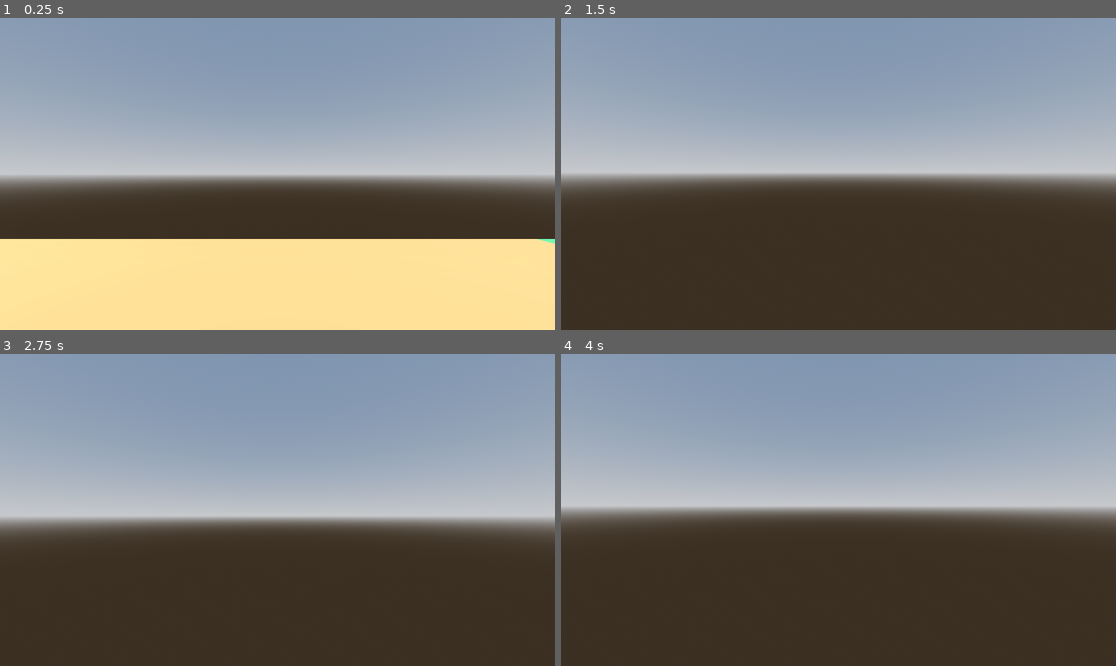
Above: before the commit, frames 1-4 (two rows, left to right).
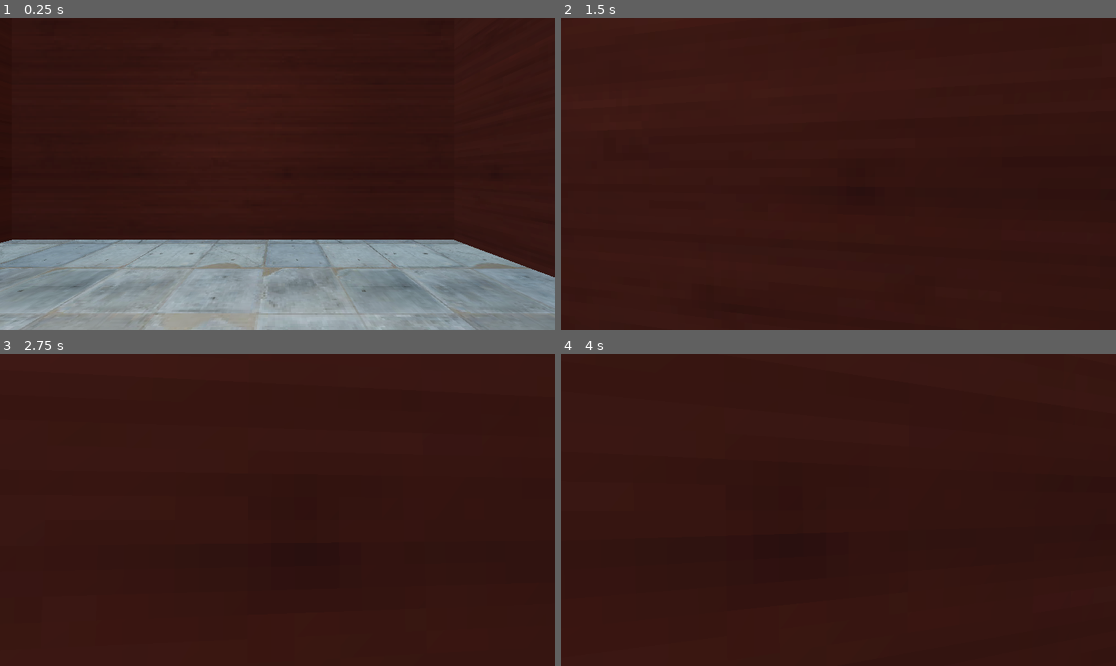
Above: after the commit, the same moments.

Repository: JacobMillner/godot-sandbox
Game: Godot game, scene res://Maps/level_1.tscn
The game is run twice, just before and just after one commit, with the same random seed, the same clock (stepped at 60 frames per second) and the same inputs.
Inputs (mouse positions are in pixels of both pictures, inside the frame that each line leads up to):
- Up to frame 1 (0.25 s): no input
- Up to frame 2 (1.5 s): move the mouse to (866, 174) at 0.52 s; hold Up (ui_up) from 0.53 s (still down); tap E (interact) at 0.6 s; tap Space (jump) at 0.77 s; move the mouse to (810, 174) at 1.27 s; tap Shift (run) at 1.35 s
- Up to frame 3 (2.75 s): keep holding Up (ui_up); tap Space (jump) at 1.52 s; tap Enter at 2 s; move the mouse to (288, 503) at 2.02 s; tap E (interact) at 2.1 s
- Up to frame 4 (4 s): keep holding Up (ui_up); tap Space (jump) at 2.75, 3.02, 3.77 s; move the mouse to (832, 516) at 2.77 s; tap Shift (run) at 2.85 s; tap Enter at 3.5 s; move the mouse to (877, 513) at 3.52 s; tap E (interact) at 3.6 s

The runs differ from the first frame. In frame 1, 100% of the frame differs, in the area x 0-100%, y 0-100%; in frame 2, 92%; in frame 3, 96%; in frame 4, 98%.

Commit message:
Create rooms and add textures

Diff:
--- /dev/null
+++ b/HorrorGame/Assets/Materials/concrete_1.tres
@@ -0,0 +1,10 @@
+[gd_resource type="StandardMaterial3D" load_steps=2 format=3 uid="uid://cx5qe5cbty6ci"]
+
+[ext_resource type="Texture2D" uid="uid://ccciq4scmbk40" path="res://Assets/Materials/Textures/concrete_floor.jpg" id="1_3ntvj"]
+
+[resource]
+albedo_texture = ExtResource("1_3ntvj")
+uv1_scale = Vector3(0.2, 0.2, 0.2)
+uv1_triplanar = true
+uv1_world_triplanar = true
+texture_filter = 0
--- /dev/null
+++ b/HorrorGame/Assets/Materials/wood_1.tres
@@ -0,0 +1,11 @@
+[gd_resource type="StandardMaterial3D" load_steps=2 format=3 uid="uid://b1sunaatg4n6u"]
+
+[ext_resource type="Texture2D" uid="uid://dp122bemggdjg" path="res://Assets/Materials/Textures/wood.jpg" id="1_nitvc"]
+
+[resource]
+albedo_color = Color(0.560784, 0.341176, 0.34902, 1)
+albedo_texture = ExtResource("1_nitvc")
+uv1_scale = Vector3(0.1, 0.1, 0.1)
+uv1_triplanar = true
+uv1_world_triplanar = true
+texture_filter = 0
--- a/HorrorGame/Maps/level_1.tscn
+++ b/HorrorGame/Maps/level_1.tscn
@@ -1,7 +1,9 @@
-[gd_scene load_steps=11 format=3 uid="uid://bkjcui82osorn"]
+[gd_scene load_steps=13 format=3 uid="uid://bkjcui82osorn"]
 
 [ext_resource type="Script" path="res://Scripts/level_1.gd" id="1_36cif"]
 [ext_resource type="PackedScene" uid="uid://cpycnm587rvk6" path="res://Player/player.tscn" id="2_wkybm"]
+[ext_resource type="Material" uid="uid://cx5qe5cbty6ci" path="res://Assets/Materials/concrete_1.tres" id="3_cm4r8"]
+[ext_resource type="Material" uid="uid://b1sunaatg4n6u" path="res://Assets/Materials/wood_1.tres" id="3_nbmc7"]
 [ext_resource type="PackedScene" uid="uid://bguofu6vr6k28" path="res://Interactables/cube_interactable.tscn" id="3_nsrrb"]
 
 [sub_resource type="ProceduralSkyMaterial" id="ProceduralSkyMaterial_cd0k4"]
@@ -15,18 +17,23 @@
 background_mode = 2
 sky = SubResource("Sky_52ife")
 tonemap_mode = 2
+sdfgi_enabled = true
+sdfgi_use_occlusion = true
+sdfgi_read_sky_light = false
+sdfgi_y_scale = 2
 glow_enabled = true
 
 [sub_resource type="BoxMesh" id="BoxMesh_i85tn"]
-
-[sub_resource type="StandardMaterial3D" id="StandardMaterial3D_yrhn3"]
-albedo_color = Color(0.796078, 0.490196, 0.254902, 1)
+material = ExtResource("3_nbmc7")
+
+[sub_resource type="StandardMaterial3D" id="StandardMaterial3D_d6an3"]
+albedo_color = Color(0.196078, 0.580392, 0.301961, 1)
 
 [sub_resource type="ConcavePolygonShape3D" id="ConcavePolygonShape3D_5dkp8"]
 data = PackedVector3Array(-0.5, 0.5, 0.5, 0.5, 0.5, 0.5, -0.5, -0.5, 0.5, 0.5, 0.5, 0.5, 0.5, -0.5, 0.5, -0.5, -0.5, 0. …(500 unchanged characters)…
 
-[sub_resource type="StandardMaterial3D" id="StandardMaterial3D_d6an3"]
-albedo_color = Color(0.196078, 0.580392, 0.301961, 1)
+[sub_resource type="BoxMesh" id="BoxMesh_7867b"]
+material = ExtResource("3_cm4r8")
 
 [node name="Level1" type="Node3D"]
 script = ExtResource("1_36cif")
@@ -35,20 +42,12 @@
 environment = SubResource("Environment_mouwi")
 
 [node name="DirectionalLight3D" type="DirectionalLight3D" parent="."]
-transform = Transform3D(-0.866025, -0.433013, 0.25, 0, 0.5, 0.866025, -0.5, 0.75, -0.433013, 0, 0, 0)
+transform = Transform3D(-0.866025, -0.433013, 0.25, 0, 0.5, 0.866025, -0.5, 0.75, -0.433013, -4, 21, -12)
 shadow_enabled = true
+directional_shadow_fade_start = 1.0
 
 [node name="Player" parent="." instance=ExtResource("2_wkybm")]
-
-[node name="WoodFloor" type="MeshInstance3D" parent="." groups=["WoodTerrain"]]
-transform = Transform3D(29.9682, 0, 0, 0, 0.096827, 0, 0, 0, 10.7012, -8.2, 0, 0)
-mesh = SubResource("BoxMesh_i85tn")
-surface_material_override/0 = SubResource("StandardMaterial3D_yrhn3")
-
-[node name="StaticBody3D" type="StaticBody3D" parent="WoodFloor"]
-
-[node name="CollisionShape3D" type="CollisionShape3D" parent="WoodFloor/StaticBody3D"]
-shape = SubResource("ConcavePolygonShape3D_5dkp8")
+transform = Transform3D(1, 0, 0, 0, 1, 0, 0, 0, 1, -16, 1, 0)
 
 [node name="GrassFloor" type="MeshInstance3D" parent="." groups=["Grass"]]
 transform = Transform3D(13.6219, 0, 0, 0, 0.096827, 0, 0, 0, 10.7012, 13.6, 0, 0)
@@ -62,3 +61,203 @@
 
 [node name="CubeInteractable" parent="." instance=ExtResource("3_nsrrb")]
 transform = Transform3D(1, 0, 0, 0, 1, 0, 0, 0, 1, 13, 2, 2)
+
+[node name="Building" type="Node3D" parent="."]
+transform = Transform3D(1, 0, 0, 0, 1, 0, 0, 0, 1, -16, 0, 0)
+
+[node name="ConcreteFloor" type="MeshInstance3D" parent="Building" groups=["WoodTerrain"]]
+transform = Transform3D(11.9873, 0, 0, 0, 0.096827, 0, 0, 0, 10.7012, -1.2, 0, 0)
+mesh = SubResource("BoxMesh_7867b")
+skeleton = NodePath("../..")
+
+[node name="StaticBody3D" type="StaticBody3D" parent="Building/ConcreteFloor"]
+
+[node name="CollisionShape3D" type="CollisionShape3D" parent="Building/ConcreteFloor/StaticBody3D"]
+shape = SubResource("ConcavePolygonShape3D_5dkp8")
+
+[node name="ConcreteFloor2" type="MeshInstance3D" parent="Building" groups=["WoodTerrain"]]
+transform = Transform3D(11.9873, 0, 0, 0, 0.096827, 0, 0, 0, 10.7012, 10.8, 0, 0)
+mesh = SubResource("BoxMesh_7867b")
+skeleton = NodePath("../..")
+
+[node name="StaticBody3D" type="StaticBody3D" parent="Building/ConcreteFloor2"]
+
+[node name="CollisionShape3D" type="CollisionShape3D" parent="Building/ConcreteFloor2/StaticBody3D"]
+shape = SubResource("ConcavePolygonShape3D_5dkp8")
+
+[node name="ConcreteFloor3" type="MeshInstance3D" parent="Building" groups=["WoodTerrain"]]
+transform = Transform3D(11.9873, 0, 0, 0, 0.096827, 0, 0, 0, 10.7012, 10.8, 0, 10)
+mesh = SubResource("BoxMesh_7867b")
+skeleton = NodePath("../..")
+
+[node name="StaticBody3D" type="StaticBody3D" parent="Building/ConcreteFloor3"]
+
+[node name="CollisionShape3D" type="CollisionShape3D" parent="Building/ConcreteFloor3/StaticBody3D"]
+shape = SubResource("ConcavePolygonShape3D_5dkp8")
+
+[node name="ConcreteFloor4" type="MeshInstance3D" parent="Building" groups=["WoodTerrain"]]
+transform = Transform3D(11.9873, 0, 0, 0, 0.096827, 0, 0, 0, 10.7012, 10.8, 0, -10.7)
+mesh = SubResource("BoxMesh_7867b")
+skeleton = NodePath("../..")
+
+[node name="StaticBody3D" type="StaticBody3D" parent="Building/ConcreteFloor4"]
+
+[node name="CollisionShape3D" type="CollisionShape3D" parent="Building/ConcreteFloor4/StaticBody3D"]
+shape = SubResource("ConcavePolygonShape3D_5dkp8")
+
+[node name="WoodWall2" type="MeshInstance3D" parent="Building" groups=["WoodTerrain"]]
+transform = Transform3D(11.9873, 0, 0, 0, -4.23244e-09, -6.42072, 0, 0.096827, -2.80659e-07, -1.2, 3.12, 5.3)
+mesh = SubResource("BoxMesh_i85tn")
+skeleton = NodePath("../..")
+
+[node name="StaticBody3D" type="StaticBody3D" parent="Building/WoodWall2"]
+
+[node name="CollisionShape3D" type="CollisionShape3D" parent="Building/WoodWall2/StaticBody3D"]
+shape = SubResource("ConcavePolygonShape3D_5dkp8")
+
+[node name="WoodWall6" type="MeshInstance3D" parent="Building" groups=["WoodTerrain"]]
+transform = Transform3D(11.9873, 0, 0, 0, -4.23244e-09, -6.42072, 0, 0.096827, -2.80659e-07, 10.8, 3.12, 11.3)
+mesh = SubResource("BoxMesh_i85tn")
+skeleton = NodePath("../..")
+
+[node name="StaticBody3D" type="StaticBody3D" parent="Building/WoodWall6"]
+
+[node name="CollisionShape3D" type="CollisionShape3D" parent="Building/WoodWall6/StaticBody3D"]
+shape = SubResource("ConcavePolygonShape3D_5dkp8")
+
+[node name="WoodWall3" type="MeshInstance3D" parent="Building" groups=["WoodTerrain"]]
+transform = Transform3D(11.9873, 0, 0, 0, -4.23244e-09, -6.42072, 0, 0.096827, -2.80659e-07, -1.2, 3.12, -5.3)
+mesh = SubResource("BoxMesh_i85tn")
+skeleton = NodePath("../..")
+
+[node name="StaticBody3D" type="StaticBody3D" parent="Building/WoodWall3"]
+
+[node name="CollisionShape3D" type="CollisionShape3D" parent="Building/WoodWall3/StaticBody3D"]
+shape = SubResource("ConcavePolygonShape3D_5dkp8")
+
+[node name="WoodWall4" type="MeshInstance3D" parent="Building" groups=["WoodTerrain"]]
+transform = Transform3D(11.9873, 0, 0, 0, -4.23244e-09, -6.42072, 0, 0.096827, -2.80659e-07, 10.8, 3.12, 2.5)
+mesh = SubResource("BoxMesh_i85tn")
+skeleton = NodePath("../..")
+
+[node name="StaticBody3D" type="StaticBody3D" parent="Building/WoodWall4"]
+
+[node name="CollisionShape3D" type="CollisionShape3D" parent="Building/WoodWall4/StaticBody3D"]
+shape = SubResource("ConcavePolygonShape3D_5dkp8")
+
+[node name="WoodWall5" type="MeshInstance3D" parent="Building" groups=["WoodTerrain"]]
+transform = Transform3D(11.9873, 0, 0, 0, -4.23244e-09, -6.42072, 0, 0.096827, -2.80659e-07, 10.8, 3.12, -1.9)
+mesh = SubResource("BoxMesh_i85tn")
+skeleton = NodePath("../..")
+
+[node name="StaticBody3D" type="StaticBody3D" parent="Building/WoodWall5"]
+
+[node name="CollisionShape3D" type="CollisionShape3D" parent="Building/WoodWall5/StaticBody3D"]
+shape = SubResource("ConcavePolygonShape3D_5dkp8")
+
+[node name="WoodWall7" type="MeshInstance3D" parent="Building" groups=["WoodTerrain"]]
+transform = Transform3D(11.9873, 0, 0, 0, -4.23244e-09, -6.42072, 0, 0.096827, -2.80659e-07, 10.8, 3.12, -10.9)
+mesh = SubResource("BoxMesh_i85tn")
+skeleton = NodePath("../..")
+
+[node name="StaticBody3D" type="StaticBody3D" parent="Building/WoodWall7"]
+
+[node name="CollisionShape3D" type="CollisionShape3D" parent="Building/WoodWall7/StaticBody3D"]
+shape = SubResource("ConcavePolygonShape3D_5dkp8")
+
+[node name="WoodRoof" type="MeshInstance3D" parent="Building" groups=["WoodTerrain"]]
+transform = Transform3D(12.9463, 0, 0, 0, 0.096827, 1.43051e-07, 0, 0, 12.8414, -1.2, 6.4, 0.3)
+mesh = SubResource("BoxMesh_i85tn")
+skeleton = NodePath("../..")
+
+[node name="StaticBody3D" type="StaticBody3D" parent="Building/WoodRoof"]
+
+[node name="CollisionShape3D" type="CollisionShape3D" parent="Building/WoodRoof/StaticBody3D"]
+shape = SubResource("ConcavePolygonShape3D_5dkp8")
+
+[node name="WoodRoof2" type="MeshInstance3D" parent="Building" groups=["WoodTerrain"]]
+transform = Transform3D(12.9463, 0, 0, 0, 0.096827, 1.43051e-07, 0, 0, 12.8414, 9.8, 6.4, 4.9)
+mesh = SubResource("BoxMesh_i85tn")
+skeleton = NodePath("../..")
+
+[node name="StaticBody3D" type="StaticBody3D" parent="Building/WoodRoof2"]
+
+[node name="CollisionShape3D" type="CollisionShape3D" parent="Building/WoodRoof2/StaticBody3D"]
+shape = SubResource("ConcavePolygonShape3D_5dkp8")
+
+[node name="WoodRoof3" type="MeshInstance3D" parent="Building" groups=["WoodTerrain"]]
+transform = Transform3D(12.9463, 0, 0, 0, 0.096827, 1.43051e-07, 0, 0, 12.8414, 9.8, 6.4, -8.1)
+mesh = SubResource("BoxMesh_i85tn")
+skeleton = NodePath("../..")
+
+[node name="StaticBody3D" type="StaticBody3D" parent="Building/WoodRoof3"]
+
+[node name="CollisionShape3D" type="CollisionShape3D" parent="Building/WoodRoof3/StaticBody3D"]
+shape = SubResource("ConcavePolygonShape3D_5dkp8")
+
+[node name="WoodBackWall" type="MeshInstance3D" parent="Building" groups=["WoodTerrain"]]
+transform = Transform3D(-3.93391e-07, -0.0761014, -1.28746e-07, 6.51602, -1.86265e-09, -5.7554e-15, 0, 0, 11.5573, -6.9, 3.18, 0.3)
+mesh = SubResource("BoxMesh_i85tn")
+skeleton = NodePath("../..")
+
+[node name="StaticBody3D" type="StaticBody3D" parent="Building/WoodBackWall"]
+
+[node name="CollisionShape3D" type="CollisionShape3D" parent="Building/WoodBackWall/StaticBody3D"]
+shape = SubResource("ConcavePolygonShape3D_5dkp8")
+
+[node name="WoodBackWall2" type="MeshInstance3D" parent="Building" groups=["WoodTerrain"]]
+transform = Transform3D(-3.93391e-07, -0.0761014, -1.28746e-07, 6.51602, -1.86265e-09, -5.7554e-15, 0, 0, 11.5573, 4.6, 3.18, 0.3)
+mesh = SubResource("BoxMesh_i85tn")
+skeleton = NodePath("../..")
+
+[node name="StaticBody3D" type="StaticBody3D" parent="Building/WoodBackWall2"]
+
+[node name="CollisionShape3D" type="CollisionShape3D" parent="Building/WoodBackWall2/StaticBody3D"]
+shape = SubResource("ConcavePolygonShape3D_5dkp8")
+
+[node name="WoodBackWall3" type="MeshInstance3D" parent="Building" groups=["WoodTerrain"]]
+transform = Transform3D(-3.93391e-07, -0.0761014, -6.30856e-08, 6.51602, -1.86265e-09, -2.82014e-15, 0, 0, 5.66307, 4.6, 3.18, 8.5)
+mesh = SubResource("BoxMesh_i85tn")
+skeleton = NodePath("../..")
+
+[node name="StaticBody3D" type="StaticBody3D" parent="Building/WoodBackWall3"]
+
+[node name="CollisionShape3D" type="CollisionShape3D" parent="Building/WoodBackWall3/StaticBody3D"]
+shape = SubResource("ConcavePolygonShape3D_5dkp8")
+
+[node name="WoodBackWall5" type="MeshInstance3D" parent="Building" groups=["WoodTerrain"]]
+transform = Transform3D(-3.93391e-07, -0.0761014, -1.04091e-07, 6.51602, -1.86265e-09, -4.65324e-15, 0, 0, 9.34407, 15.6, 3.18, 7.2)
+mesh = SubResource("BoxMesh_i85tn")
+skeleton = NodePath("../..")
+
+[node name="StaticBody3D" type="StaticBody3D" parent="Building/WoodBackWall5"]
+
+[node name="CollisionShape3D" type="CollisionShape3D" parent="Building/WoodBackWall5/StaticBody3D"]
+shape = SubResource("ConcavePolygonShape3D_5dkp8")
+
+[node name="WoodBackWall4" type="MeshInstance3D" parent="Building" groups=["WoodTerrain"]]
+transform = Transform3D(-3.93391e-07, -0.0761014, -6.30856e-08, 6.51602, -1.86265e-09, -2.82014e-15, 0, 0, 5.66307, 4.6, 3.18, -8.1)
+mesh = SubResource("BoxMesh_i85tn")
+skeleton = NodePath("../..")
+
+[node name="StaticBody3D" type="StaticBody3D" parent="Building/WoodBackWall4"]
+
+[node name="CollisionShape3D" type="CollisionShape3D" parent="Building/WoodBackWall4/StaticBody3D"]
+shape = SubResource("ConcavePolygonShape3D_5dkp8")
+
+[node name="WoodBackWall6" type="MeshInstance3D" parent="Building" groups=["WoodTerrain"]]
+transform = Transform3D(-3.93391e-07, -0.0761014, -1.07245e-07, 6.51602, -1.86265e-09, -4.79424e-15, 0, 0, 9.62723, 10.6, 3.18, -6.7)
+mesh = SubResource("BoxMesh_i85tn")
+skeleton = NodePath("../..")
+
+[node name="StaticBody3D" type="StaticBody3D" parent="Building/WoodBackWall6"]
+
+[node name="CollisionShape3D" type="CollisionShape3D" parent="Building/WoodBackWall6/StaticBody3D"]
+shape = SubResource("ConcavePolygonShape3D_5dkp8")
+
+[node name="OmniLight3D" type="OmniLight3D" parent="."]
+transform = Transform3D(1, 0, 0, 0, 1, 0, 0, 0, 1, -17, 3, 0)
+light_energy = 1.277
+light_size = 0.312
+omni_range = 6.618
+omni_attenuation = 1.18921
Binary file added: HorrorGame/Assets/Materials/Textures/concrete_floor.jpg
Not shown, added: HorrorGame/Assets/Materials/Textures/concrete_floor.jpg.import
Binary file added: HorrorGame/Assets/Materials/Textures/wood.jpg
Not shown, added: HorrorGame/Assets/Materials/Textures/wood.jpg.import
